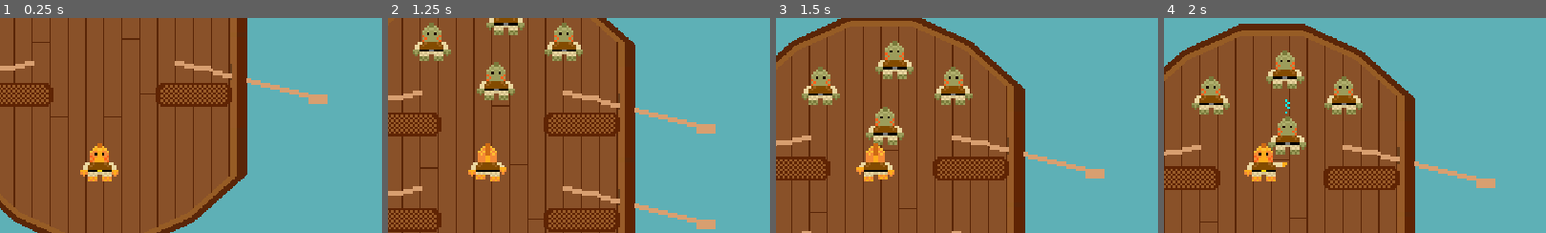
Above: before the commit, frames 1-4 (left to right).
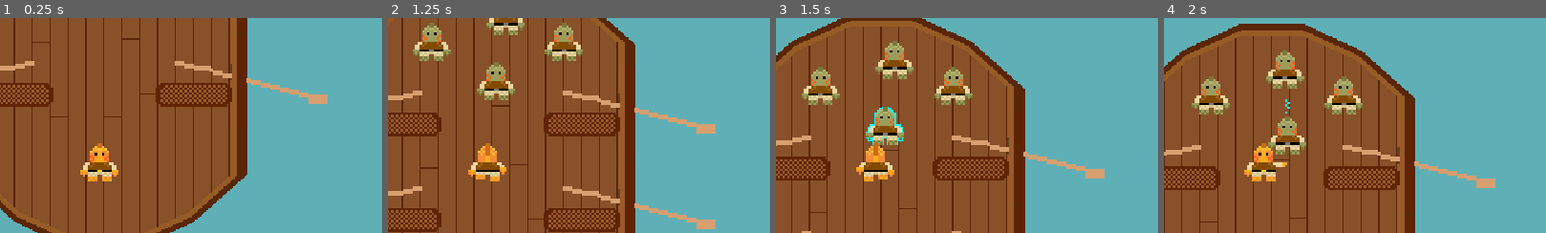
Above: after the commit, the same moments.

Repository: Splashy-Inc/splish-splashisson
Game: Godot game, scene res://Scenes/playground.tscn
Two runs of this game, one before a commit and one after it. Both use one fixed random seed, a clock stepped at 60 frames per second and the inputs below.
Inputs:
- Up to frame 1 (0.25 s): no input
- Up to frame 2 (1.25 s): tap Enter at 0.5 s; hold W (up) from 0.53 s (still down); tap I (interact) at 0.6 s; tap O (location) at 0.8 s
- Up to frame 3 (1.5 s): keep holding W (up); tap O (location) at 1.35 s
- Up to frame 4 (2 s): keep holding W (up); tap I (interact) at 1.55 s
The pictures show only the part of the screen within x 37-87%, y 16-66%; the shares and areas given below are measured in that part.

Frames 1-2 are identical in both runs. In frame 3, 0.2% of the frame differs, in the area x 23-34%, y 41-60%; in frame 4, nothing differs.

Commit message:
Dynamically highlight crew
Update action target selection logic to allow for proper highlighting of current target (currently only crew)

Diff:
--- a/Scenes/crew_member.gd
+++ b/Scenes/crew_member.gd
@@ -11,6 +11,8 @@
 const SPEED = 150.0
 var push_velocity = Vector2.ZERO
 var following = false
+
+var is_selected = false
 
 func _physics_process(delta: float) -> void:
 	velocity = push_velocity
@@ -83,3 +85,7 @@
 			task_started.emit()
 		else:
 			set_assignment(null) # TODO: Create cancel/fail animation and function to cancel/fail assignment
+
+func set_highlight(is_enable: bool):
+	is_selected = is_enable
+	$AnimatedSprite2D.material.set_shader_parameter("on", is_enable)
--- a/Scenes/crew_member.tscn
+++ b/Scenes/crew_member.tscn
@@ -25,6 +25,7 @@
 [ext_resource type="AudioStream" uid="uid://c4wwmhh1pltjm" path="res://Audio/boot_step2.mp3" id="22_jwcoc"]
 
 [sub_resource type="ShaderMaterial" id="ShaderMaterial_eiupo"]
+resource_local_to_scene = true
 shader = ExtResource("2_7racv")
 shader_parameter/line_color = Color(0, 1, 1, 1)
 shader_parameter/line_thickness = 1.0
--- a/Scenes/splish.gd
+++ b/Scenes/splish.gd
@@ -6,6 +6,8 @@
 
 var interactables: Array[Node2D]
 var followers: Array[Crew]
+
+var action_target: Node2D
 
 func _physics_process(delta: float) -> void:
 	if $AnimationPlayer.current_animation != "pointing_right" or not $AnimationPlayer.is_playing():
@@ -28,7 +30,6 @@
 
 func _unhandled_input(event: InputEvent) -> void:
 	if Input.is_action_just_pressed("interact"):
-		var action_target = _get_action_target()
 		if action_target is Crew:
 			add_follower(action_target)
 		elif action_target is Task:
@@ -49,9 +50,13 @@
 
 func _on_interactable_range_body_entered(body: Node2D) -> void:
 	interactables.append(body)
+	_find_action_target()
 
 func _on_interactable_range_body_exited(body: Node2D) -> void:
 	interactables.erase(body)
+	if body == action_target:
+		_set_action_target(null)
+		_find_action_target()
 
 func place_location_marker():
 	var new_marker = Marker2D.new()
@@ -68,6 +73,9 @@
 	followers.append(new_follower)
 	$SFXManager.play("AddFollower")
 	point(new_follower.global_position)
+	if action_target == new_follower:
+		_set_action_target(null)
+		_find_action_target()
 
 func remove_follower(follower: Crew):
 	follower.set_assignment(null)
@@ -78,18 +86,26 @@
 	$SFXManager.play("AssignFollower")
 	point(new_assignment.global_position)
 	followers.erase(follower)
+	_find_action_target()
 
-func _get_action_target():
+func _find_action_target():
 	# Identify closest interactable as action target
 	# TODO: Allow player to cycle through interactable targets
-	var action_target
 	for interactable in interactables:
 		if not interactable is Crew or not interactable in followers:
 			# TODO: Add in prioritizing crew members over tasks since crew members can get player stuck
 			if action_target:
 				if action_target.global_position.distance_to(global_position) > interactable.global_position.distance_to(global_position):
-					action_target = interactable
+					_set_action_target(interactable)
 			else:
-				action_target = interactable
+				_set_action_target(interactable)
 
-	return action_target
+
+
+func _set_action_target(new_target):
+	if action_target and action_target.has_method("set_highlight"):
+		action_target.set_highlight(false)
+	if new_target and new_target.has_method("set_highlight"):
+		new_target.set_highlight(true)
+
+	action_target = new_target
